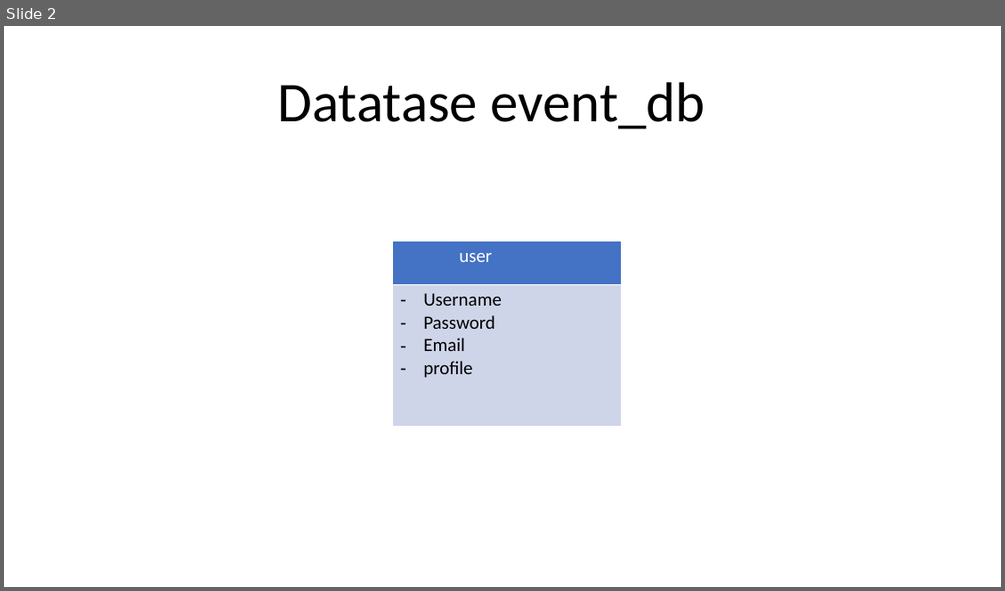
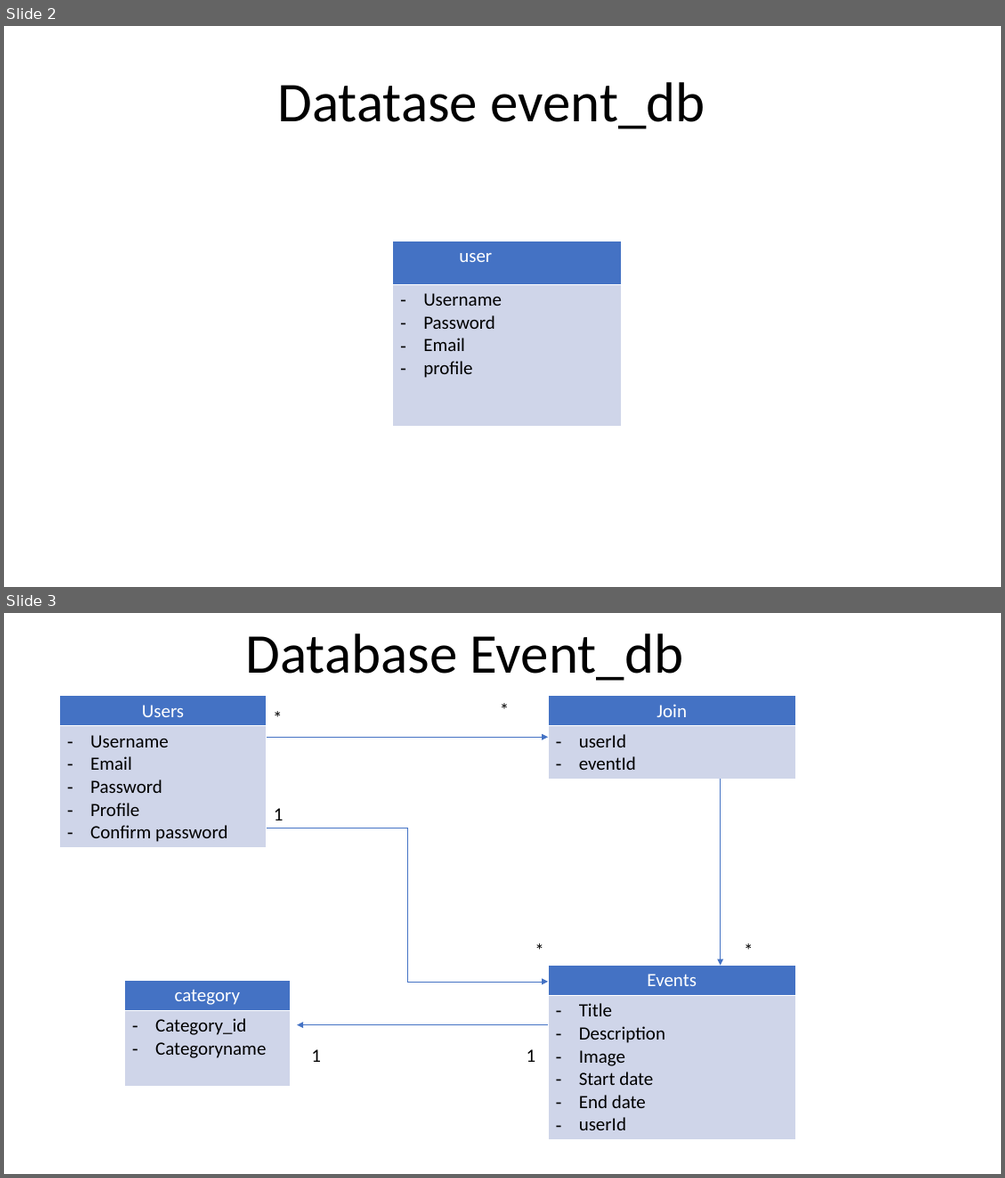
Before and after one commit to pnc-virtual-company/2021-G3-V2-PART1, a slide deck: docs/ERD.pptx. Shown one above the other, each under a label of ours: slide 2 before the commit, slides 2 and 3 after it. The pictures are 1005x591 and 1005x1178 pixels, drawn with LibreOffice and Linux fonts; fonts in the diff are those of the drawing. Boxes give left, top, right and bottom in pixels: in the first picture for what was removed or moved away, otherwise in the second. Text is boxed around its words. In the diff, an @@ line names an element or a change of style, - is before the commit and + after.

Commit message:
#24 Update ERD

```diff
--- a/docs/ERD.pptx
+++ b/docs/ERD.pptx
@@ slide 3 added at (4,613,1001,1174), background #FFFFFF @@
@@ text added at (245,633,684,681), 54 pt, text #000000 @@
+Database Event_db
@@ table added at (59,696,266,846), 2 rows, 1 columns @@
+Users
+Username / Email / Password / Profile / Confirm password
@@ text added at (266,702,316,732), 18 pt, text #000000 @@
+*
@@ text added at (493,695,542,724), 18 pt, text #000000 @@
+*
@@ table added at (549,696,796,779), 2 rows, 1 columns @@
+Join
+userId / eventId
@@ arrow added from (267, 737) to (549, 737), #4472C4 0.5 pt @@
@@ arrow added from (720, 779) to (720, 965), #4472C4 0.5 pt @@
@@ text added at (274,808,283,820), 18 pt, text #000000 @@
+1
@@ elbow arrow added from (267, 827) to (549, 981), #4472C4 0.5 pt @@
@@ text added at (527,935,549,965), 18 pt, text #000000 @@
+*
@@ text added at (736,935,779,965), 18 pt, text #000000 @@
+*
@@ table added at (124,981,290,1086), 2 rows, 1 columns @@
+category
+Category_id / Categoryname
@@ table added at (549,965,796,1138), 2 rows, 1 columns @@
+Events
+Title / Description / Image / Start date / End date / userId
@@ arrow added from (549, 1025) to (297, 1025), #4472C4 0.5 pt @@
@@ text added at (311,1049,321,1062), 18 pt, text #000000 @@
+1
@@ text added at (526,1049,536,1062), 18 pt, text #000000 @@
+1
```
